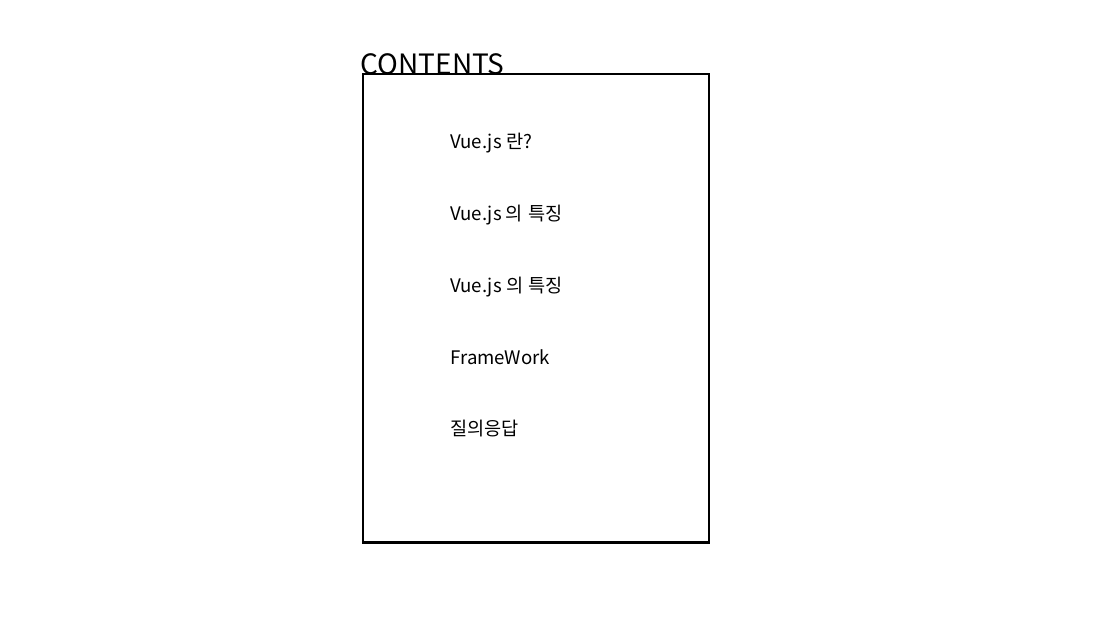
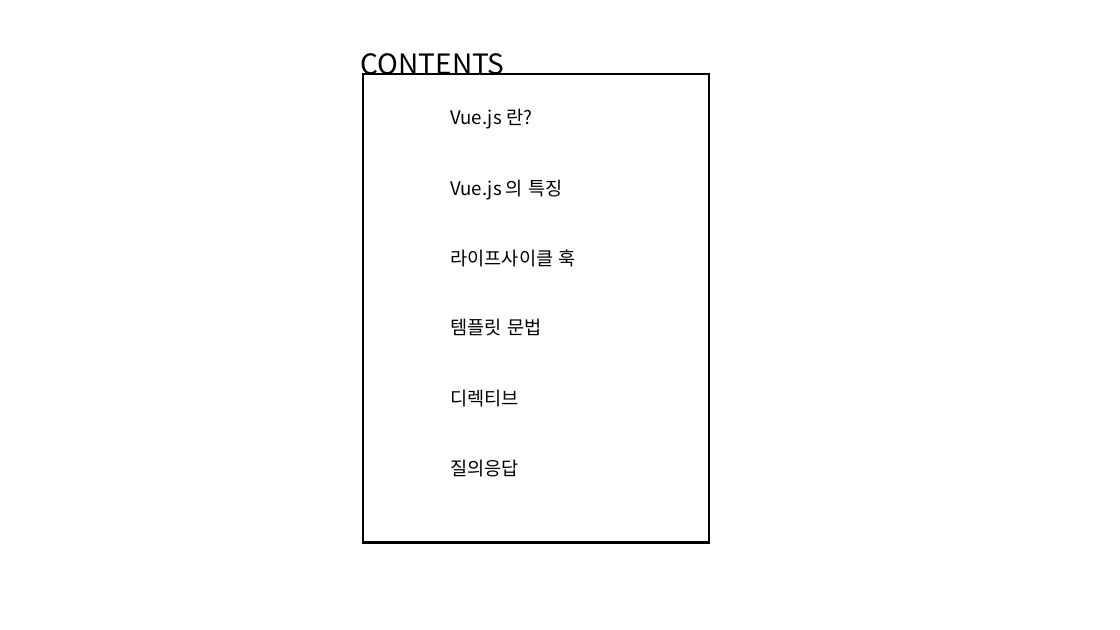
Before and after one commit to gunwoongPark/Seminar, a slide deck: slide 2 of 2021_01_12/세미나2.pptx. Drawn at 1120x630 pixels with LibreOffice and Linux fonts; fonts in the diff are those of the drawing. Boxes give left, top, right and bottom in pixels: in the first picture for what was removed or moved away, otherwise in the second. Text is boxed around its words. In the diff, an @@ line names an element or a change of style, - is before the commit and + after.

```diff
--- a/2021_01_12/세미나2.pptx
+++ b/2021_01_12/세미나2.pptx
@@ text "Vue.js 란?": place and size @@
-text "Vue.js 란?" at [451,132,532,153]
+text "Vue.js 란?" at [451,108,532,129]
@@ text "Vue.js 의 특징": place and size @@
-text "Vue.js 의 특징" at [451,204,562,225]
+text "Vue.js 의 특징" at [451,179,562,200]
@@ text at [451,249,576,267]: text changed @@
-Vue.js 의 특징
+라이프사이클 훅
@@ text added at [451,318,541,336], 16 pt, text #000000 @@
+템플릿 문법
@@ text at [451,389,519,407]: text changed @@
-FrameWork
+디렉티브
@@ text "질의응답": place and size @@
-text "질의응답" at [451,419,519,437]
+text "질의응답" at [451,459,519,477]
```
Also in this commit, not shown: 1 other slide changed, 14 slides added, 18 slides removed, 1 other file.
